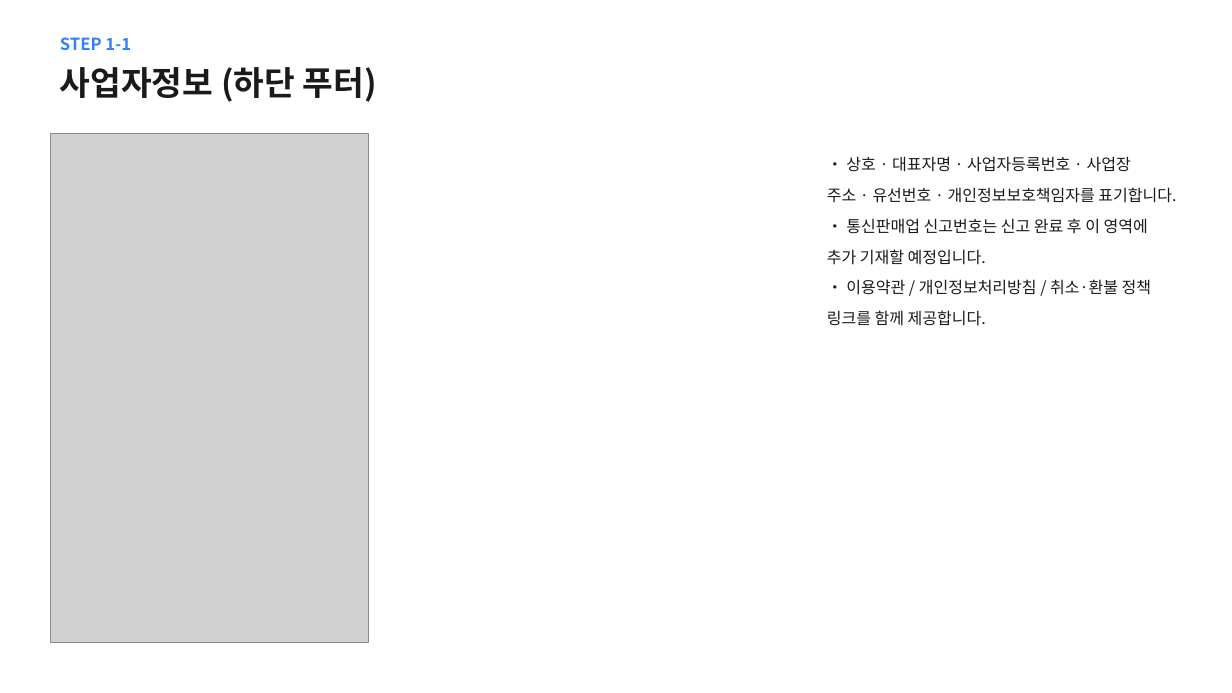
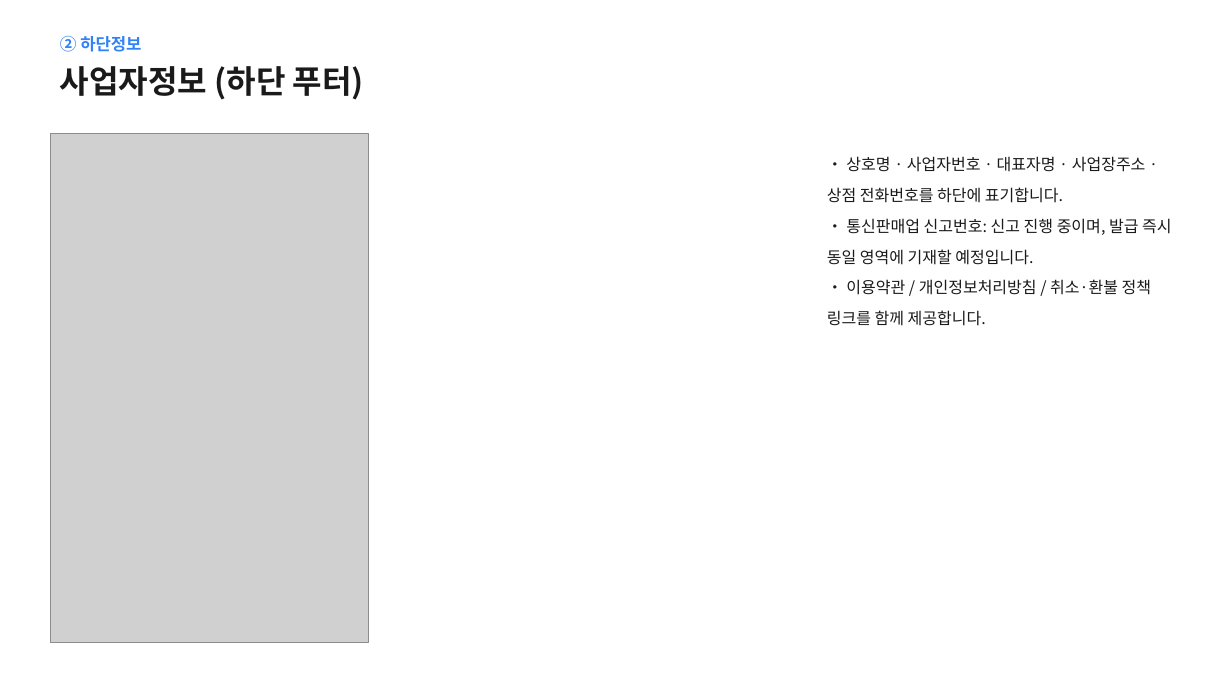
Before and after one commit to BIGSHOL/mathlab, a slide deck: slide 2 of docs/토스페이먼츠_결제경로_파라엑스.pptx (slide 3 before the commit). Drawn at 1232x693 pixels with LibreOffice and Linux fonts; fonts in the diff are those of the drawing; grey boxes stand for pictures. Boxes give left, top, right and bottom in pixels: in the first picture for what was removed or moved away, otherwise in the second. Text is boxed around its words. In the diff, an @@ line names an element or a change of style, - is before the commit and + after.

```diff
--- a/docs/토스페이먼츠_결제경로_파라엑스.pptx
+++ b/docs/토스페이먼츠_결제경로_파라엑스.pptx
@@ text "사업자정보 (하단 푸터)" at <box>60,66,364,100</box>: size 26 to 25 pt @@
@@ text at <box>60,36,141,52</box>: text changed @@
-STEP 1-1
+② 하단정보
@@ text at <box>827,156,1171,265</box>: text changed @@
-• 상호 · 대표자명 · 사업자등록번호 · 사업장 주소 · 유선번호 · 개인정보보호책임자를 표기합니다.
-• 통신판매업 신고번호는 신고 완료 후 이 영역에 추가 기재할 예정입니다.
+• 상호명 · 사업자번호 · 대표자명 · 사업장주소 · 상점 전화번호를 하단에 표기합니다.
+• 통신판매업 신고번호: 신고 진행 중이며, 발급 즉시 동일 영역에 기재할 예정입니다.
```
Also in this commit, not shown: 7 other slides changed, 6 slides added, 1 other file.
